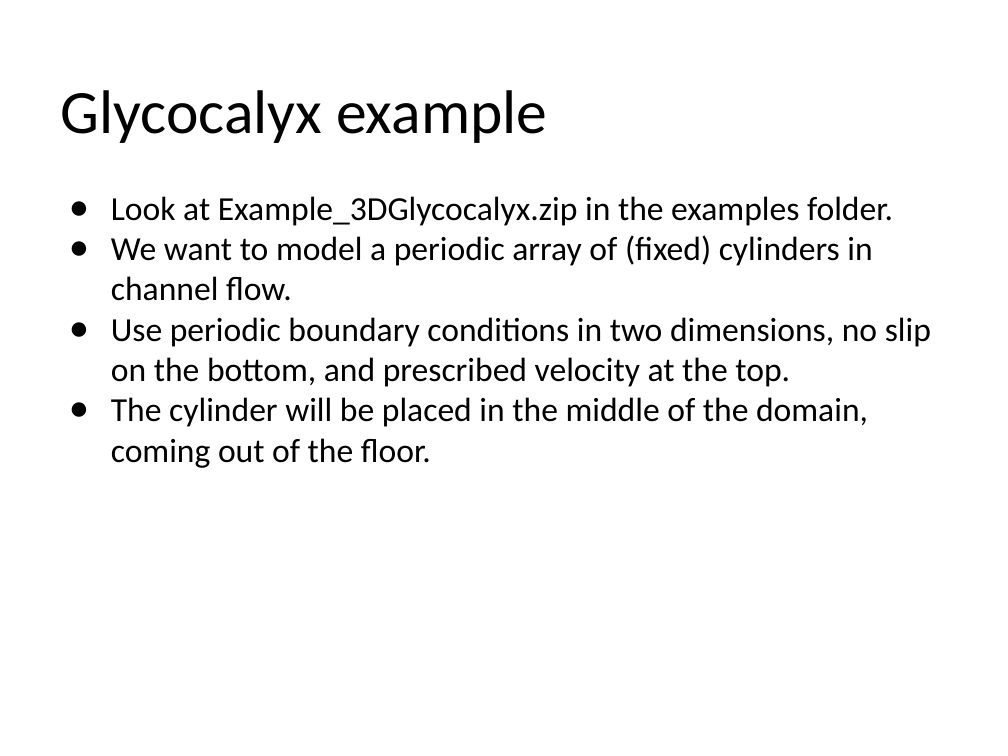
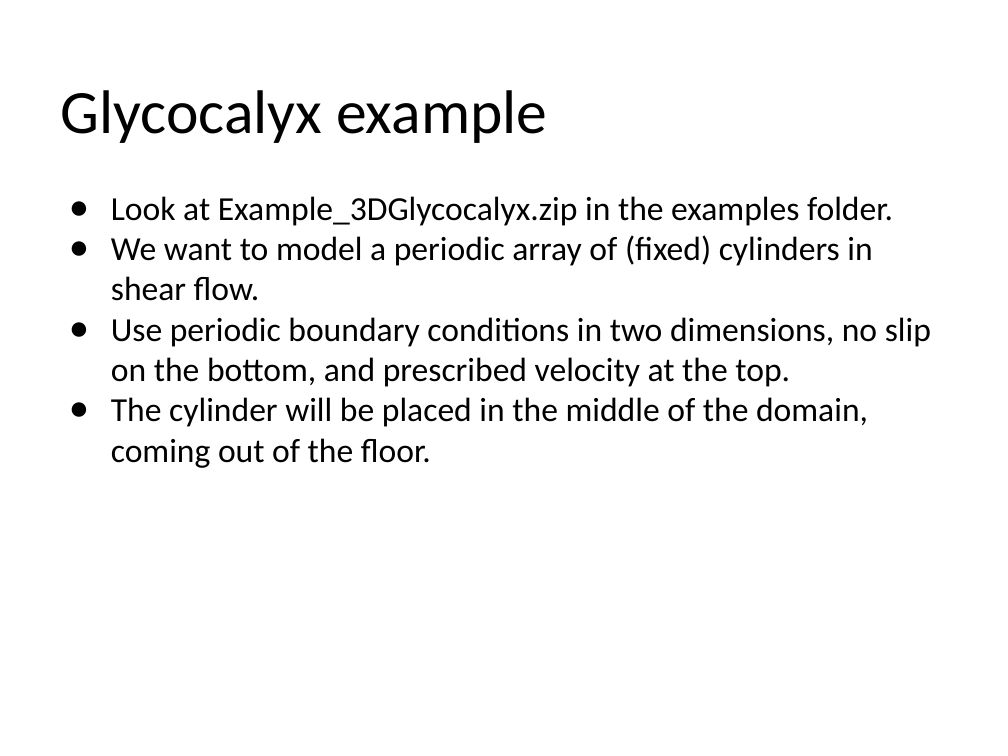
Before and after one commit to fairyflies9/IBAMR-Tutorials, a slide deck: slide 14 of IBAMR Lectures/Lecture 4 - IBAMR Tutorial_ Boundary Conditions.pptx. Drawn at 1008x756 pixels with LibreOffice and Linux fonts; fonts in the diff are those of the drawing. Boxes give left, top, right and bottom in pixels: in the first picture for what was removed or moved away, otherwise in the second. Text is boxed around its words. In the diff, an @@ line names an element or a change of style, - is before the commit and + after.

```diff
--- a/IBAMR Lectures/Lecture 4 - IBAMR Tutorial_ Boundary Conditions.pptx
+++ b/IBAMR Lectures/Lecture 4 - IBAMR Tutorial_ Boundary Conditions.pptx
@@ text at [111,235,872,301]: text changed @@
-● We want to model a periodic array of (fixed) cylinders in channel flow.
+● We want to model a periodic array of (fixed) cylinders in shear flow.
```
Also in this commit, not shown: 1 other slide changed.
